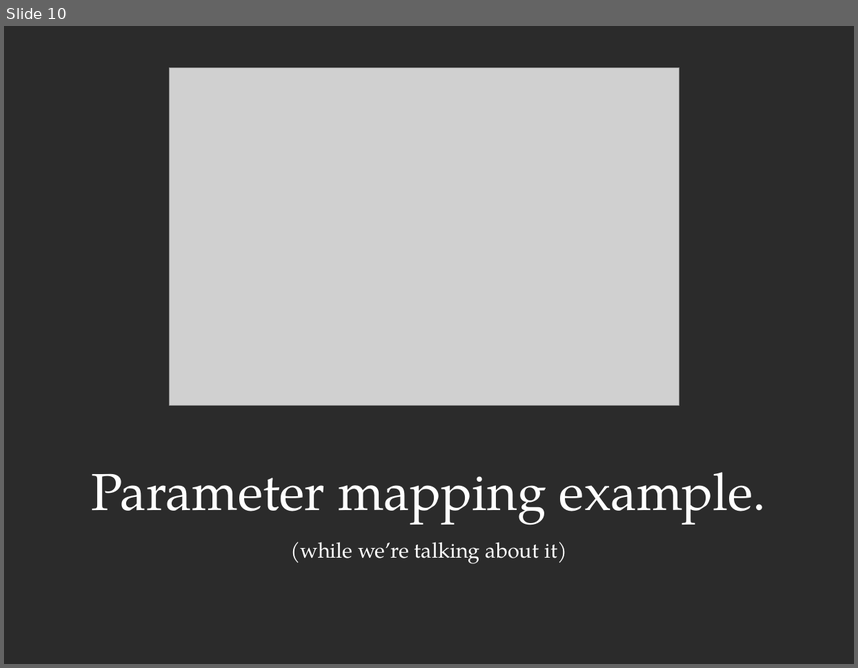
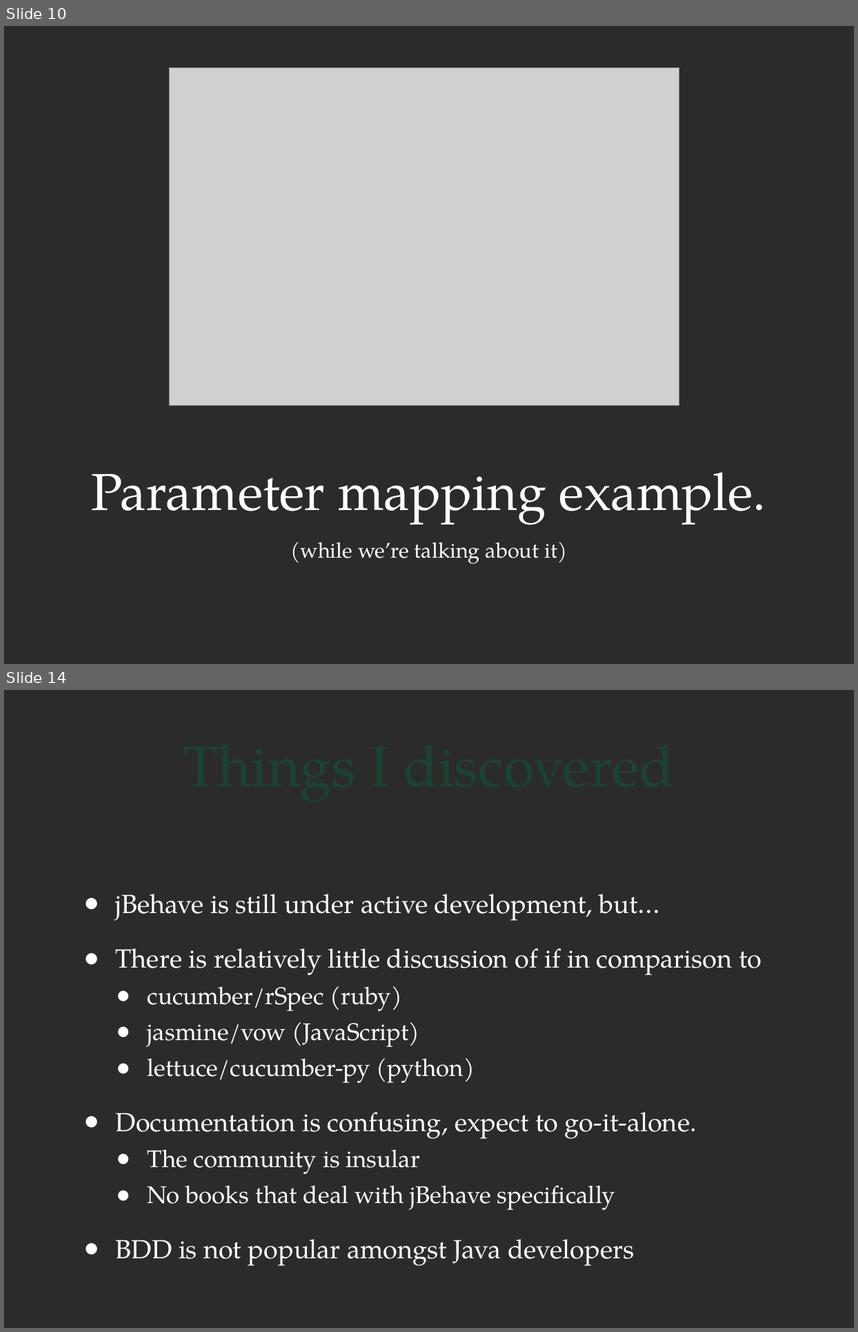
Before and after one commit to jbristow/bdd-presentation, a slide deck: presentation/bdd-presentation.pptx. Shown one above the other, each under a label of ours: slide 10 before the commit, slides 10 and 14 after it; the slides between them are not shown. The pictures are 858x668 and 858x1332 pixels, drawn with LibreOffice and Linux fonts; fonts in the diff are those of the drawing; grey boxes stand for pictures; background and template pictures are left out; a plain dark background stands for a picture behind light text. Boxes give left, top, right and bottom in pixels: in the first picture for what was removed or moved away, otherwise in the second. Text is boxed around its words. In the diff, an @@ line names an element or a change of style, - is before the commit and + after.

```diff
--- a/presentation/bdd-presentation.pptx
+++ b/presentation/bdd-presentation.pptx
@@ slide 14 added at box(4, 690, 854, 1328), background picture (left out) @@
@@ title added at box(75, 698, 783, 829), 48 pt, text #194431 @@
+Things I discovered
@@ text added at box(116, 894, 762, 1265), 22.2 pt, text #FFFFFF @@
+● jBehave is still under active development, but…
+● There is relatively little discussion of if in comparison to
+  ● cucumber/rSpec (ruby)
+  ● jasmine/vow (JavaScript)
+  ● lettuce/cucumber-py (python)
+● Documentation is confusing, expect to go-it-alone.
+  ● The community is insular
+  ● No books that deal with jBehave specifically
+● BDD is not popular amongst Java developers
```
Also in this commit, not shown: 1 slide changed, 4 other slides added, 2 other files.
